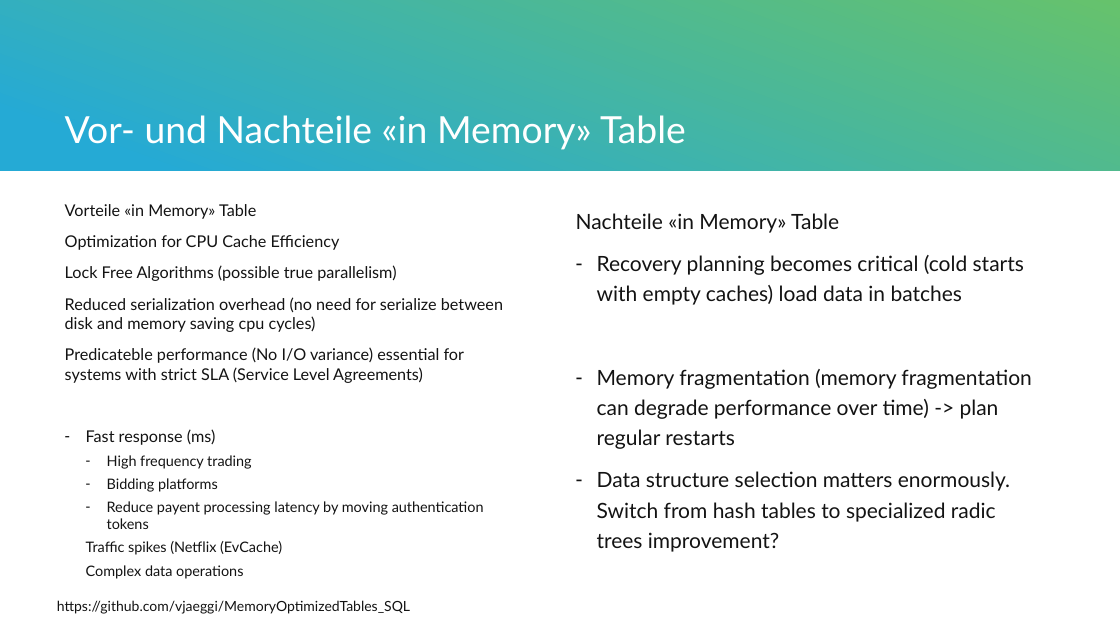
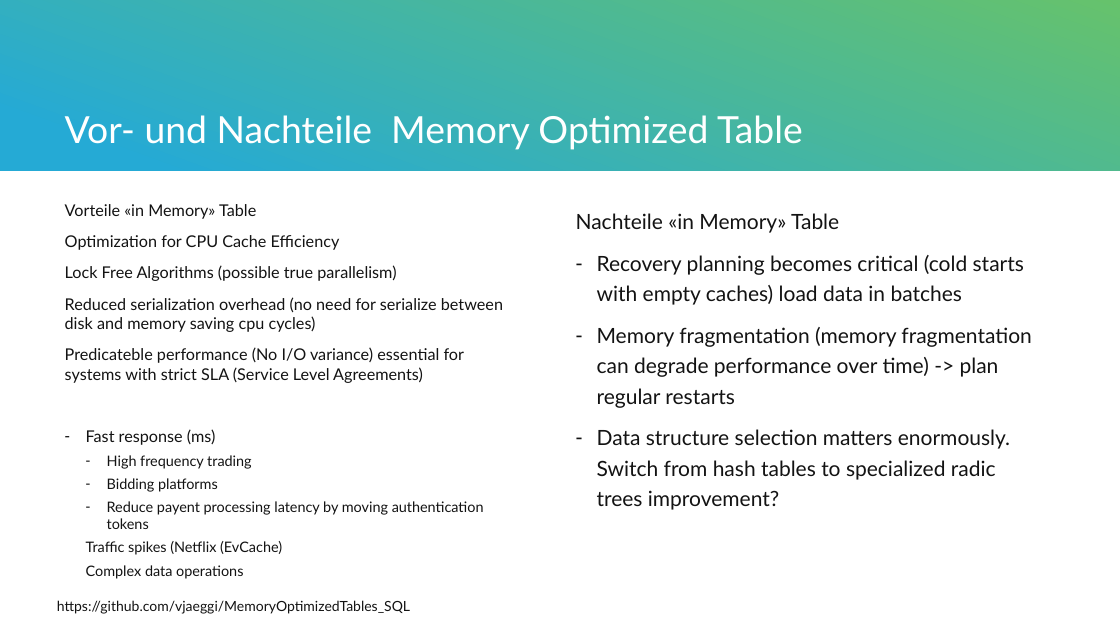
Before and after one commit to vjaeggi/MemoryOptimizedTables_SQL, a slide deck: slide 7 of presentation/MemoryOptimizedTables_SQLDatenbanken.pptx. Drawn at 1120x630 pixels with LibreOffice and Linux fonts; fonts in the diff are those of the drawing. Boxes give left, top, right and bottom in pixels: in the first picture for what was removed or moved away, otherwise in the second. Text is boxed around its words. In the diff, an @@ line names an element or a change of style, - is before the commit and + after.

```diff
--- a/presentation/MemoryOptimizedTables_SQLDatenbanken.pptx
+++ b/presentation/MemoryOptimizedTables_SQLDatenbanken.pptx
@@ title at box(65, 115, 803, 150): text changed @@
-Vor- und Nachteile «in Memory» Table
+Vor- und Nachteile Memory Optimized Table
@@ text "Nachteile «in Memory» Table" rewrapped from box(576, 213, 1031, 552) to box(576, 213, 1031, 510) @@
```
Also in this commit, not shown: 3 other slides changed, 1 slide added, 1 other file.
